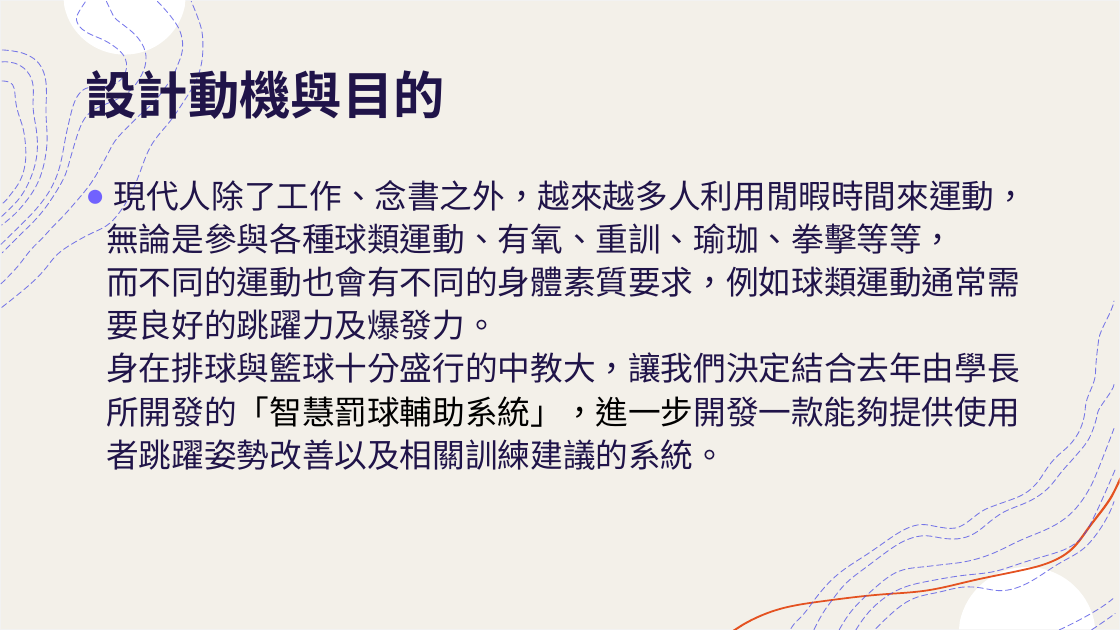
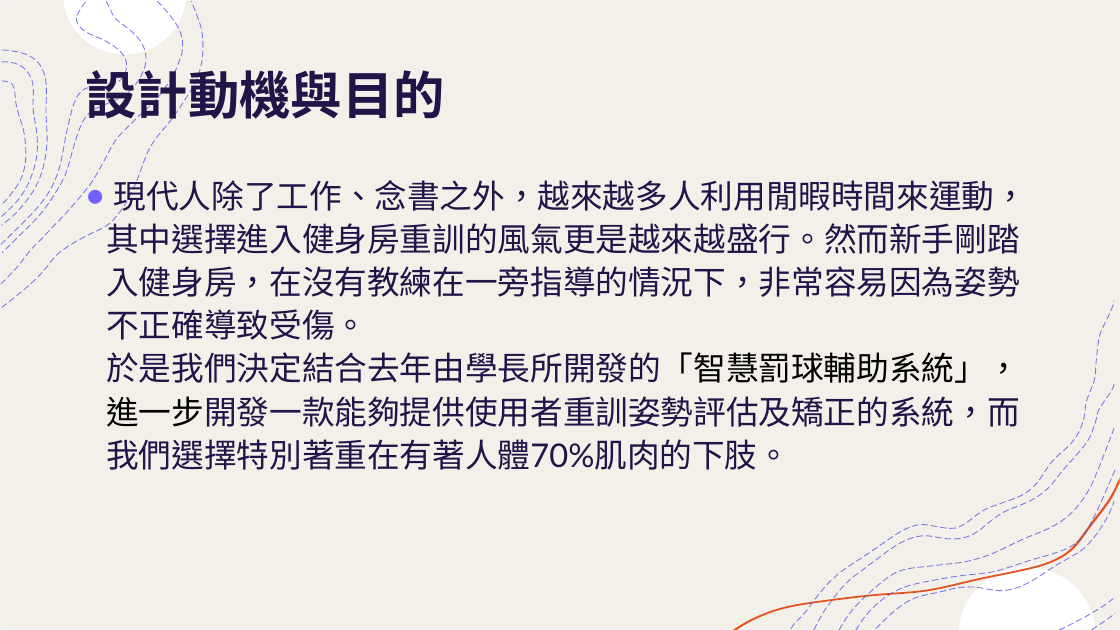
Before and after one commit to mizulun/seatpose-system, a slide deck: slide 4 of 提升運動表現輔助系統.pptx (slide 3 before the commit). Drawn at 1120x630 pixels with LibreOffice and Linux fonts; fonts in the diff are those of the drawing. Boxes give left, top, right and bottom in pixels: in the first picture for what was removed or moved away, otherwise in the second. Text is boxed around its words. In the diff, an @@ line names an element or a change of style, - is before the commit and + after.

Commit message:
更改成下肢重訓姿勢矯正輔助系統 更改設計動機與目的 新增姿勢判定標準 新增架設環境遇到的問題

```diff
--- a/提升運動表現輔助系統.pptx
+++ b/提升運動表現輔助系統.pptx
@@ text at <box>106,175,1027,470</box>: text changed @@
-● 現代人除了工作、念書之外，越來越多人利用閒暇時間來運動，無論是參與各種球類運動、有氧、重訓、瑜珈、拳擊等等，
-  而不同的運動也會有不同的身體素質要求，例如球類運動通常需要良好的跳躍力及爆發力。
-  身在排球與籃球十分盛行的中教大，讓我們決定結合去年由學長所開發的「智慧罰球輔助系統」，進一步開發一款能夠提供使用者跳躍姿勢改善以及相關訓練建議的系統。
+● 現代人除了工作、念書之外，越來越多人利用閒暇時間來運動，其中選擇進入健身房重訓的風氣更是越來越盛行。然而新手剛踏入健身房，在沒有教練在一旁指導的情況下，非常容易因為姿勢不正確導致受傷。
+  於是我們決定結合去年由學長所開發的「智慧罰球輔助系統」，進一步開發一款能夠提供使用者重訓姿勢評估及矯正的系統，而我們選擇特別著重在有著人體70%肌肉的下肢。
```
Also in this commit, not shown: 7 other slides changed, 12 slides added, 3 slides removed.
